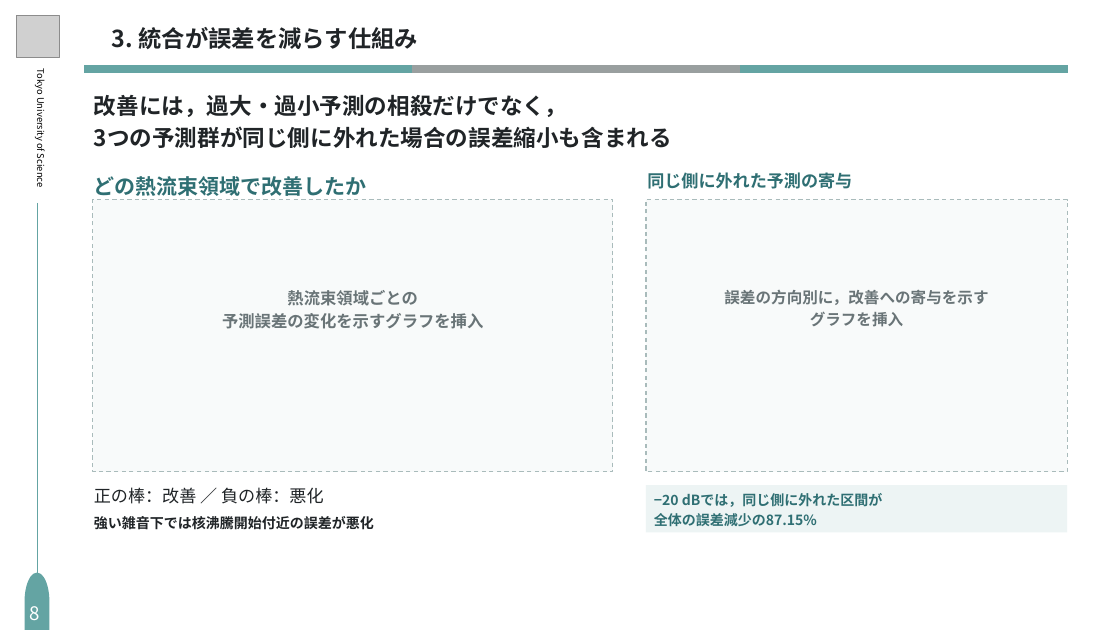
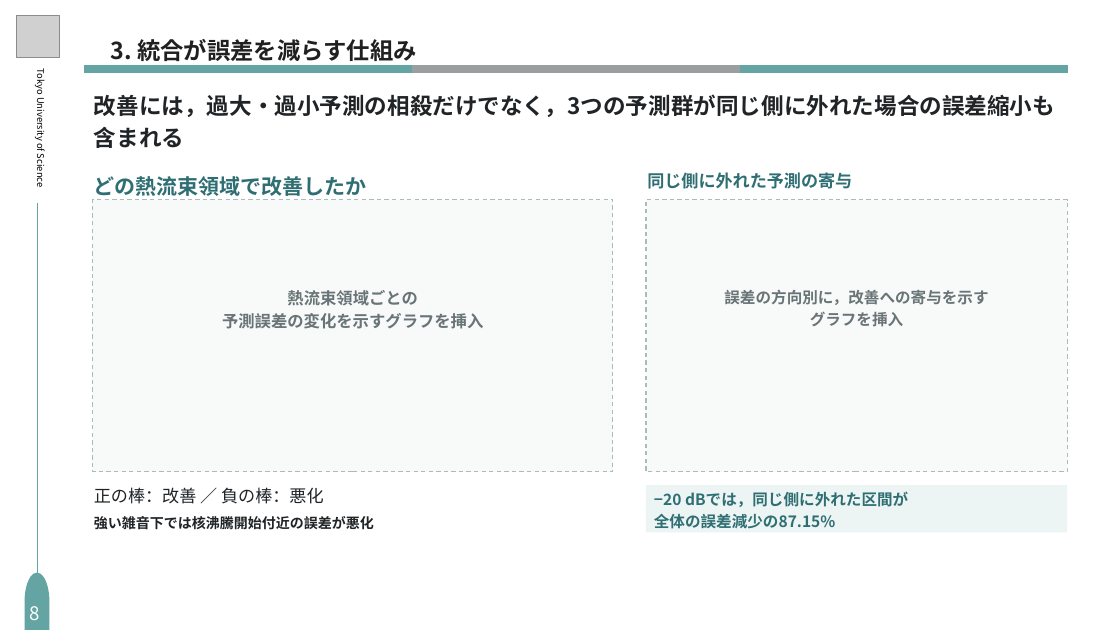
Before and after one commit to S-Riku-tus/university_research, a slide deck: slide 11 of 研究進捗報告/2026/1016（研究進捗報告）/研究進捗_1016_編集用_修正版.pptx (slide 8 before the commit). Drawn at 1120x630 pixels with LibreOffice and Linux fonts; fonts in the diff are those of the drawing; grey boxes stand for pictures. Boxes give left, top, right and bottom in pixels: in the first picture for what was removed or moved away, otherwise in the second. Text is boxed around its words. In the diff, an @@ line names an element or a change of style, - is before the commit and + after.

```diff
--- a/研究進捗報告/2026/1016（研究進捗報告）/研究進捗_1016_編集用_修正版.pptx
+++ b/研究進捗報告/2026/1016（研究進捗報告）/研究進捗_1016_編集用_修正版.pptx
@@ text "3. 統合が誤差を減らす仕組み" at (x1=111, y1=39, x2=417, y2=66): text colour #202427 to #202020; line spacing 1.15 to 58.8pt @@
@@ text at (x1=94, y1=94, x2=1055, y2=117): text changed @@
-改善には，過大・過小予測の相殺だけでなく，
-3つの予測群が同じ側に外れた場合の誤差縮小も含まれる
+改善には，過大・過小予測の相殺だけでなく，3つの予測群が同じ側に外れた場合の誤差縮小も含まれる
@@ text "−20 dBでは，同じ側に外れた区間が" at (x1=654, y1=491, x2=908, y2=529): size 18 to 20 pt @@
```
Also in this commit, not shown: 9 other slides changed, 4 slides added.
